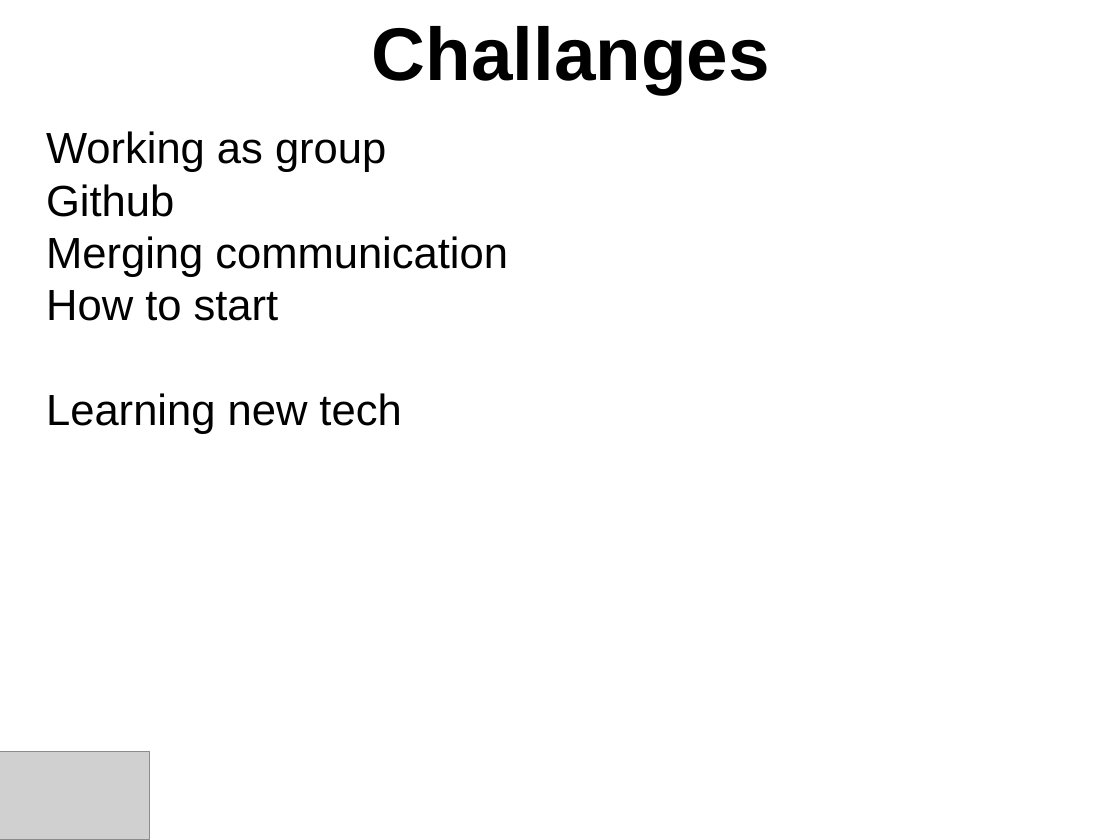
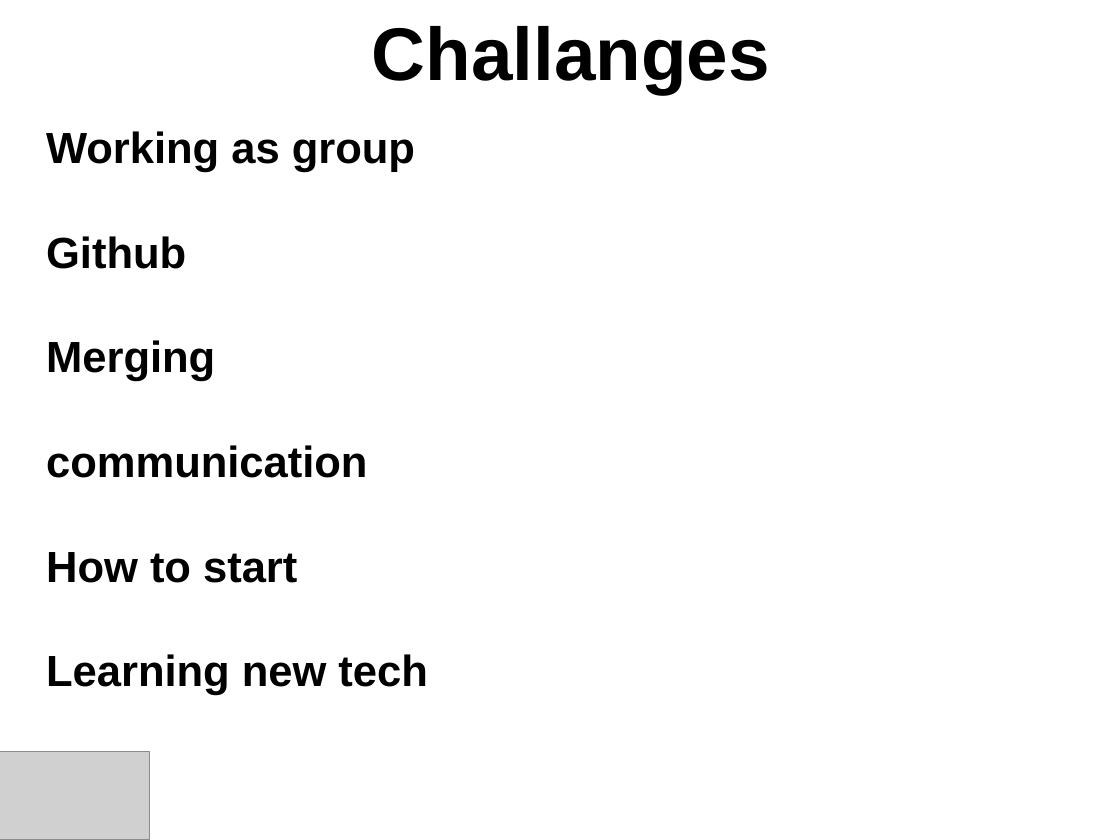
Before and after one commit to TonyDMorris/plunder-presentation, a slide deck: slide 5 of plunder.ppt. Drawn at 1120x840 pixels with LibreOffice and Linux fonts; fonts in the diff are those of the drawing; grey boxes stand for pictures; background and template pictures are left out. Boxes give left, top, right and bottom in pixels: in the first picture for what was removed or moved away, otherwise in the second. Text is boxed around its words. In the diff, an @@ line names an element or a change of style, - is before the commit and + after.

```diff
--- a/plunder.ppt
+++ b/plunder.ppt
@@ text at bbox=[46, 131, 427, 695]: bold on in "Working as group", "Github", "How to start", "Learning new tech" @@
@@ text at bbox=[46, 340, 367, 478]: text changed; bold on @@
-Merging communication
+Merging
+communication
```
Also in this commit, not shown: 1 other slide changed, 1 other file.
